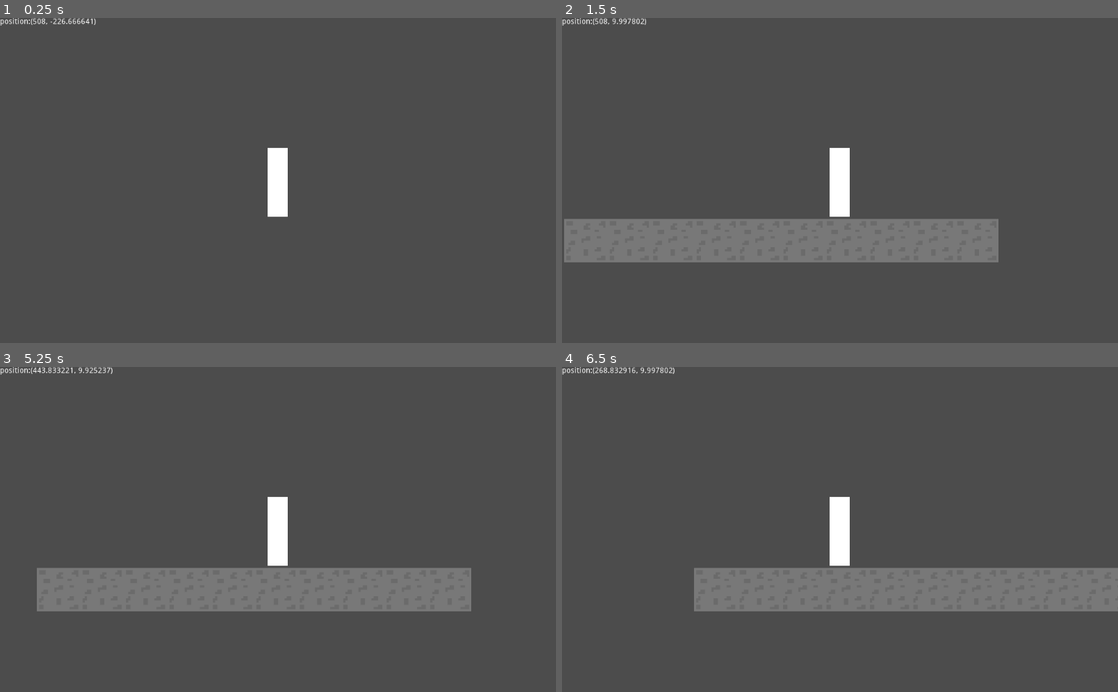
Above: before the commit, frames 1-4 (two rows, left to right).
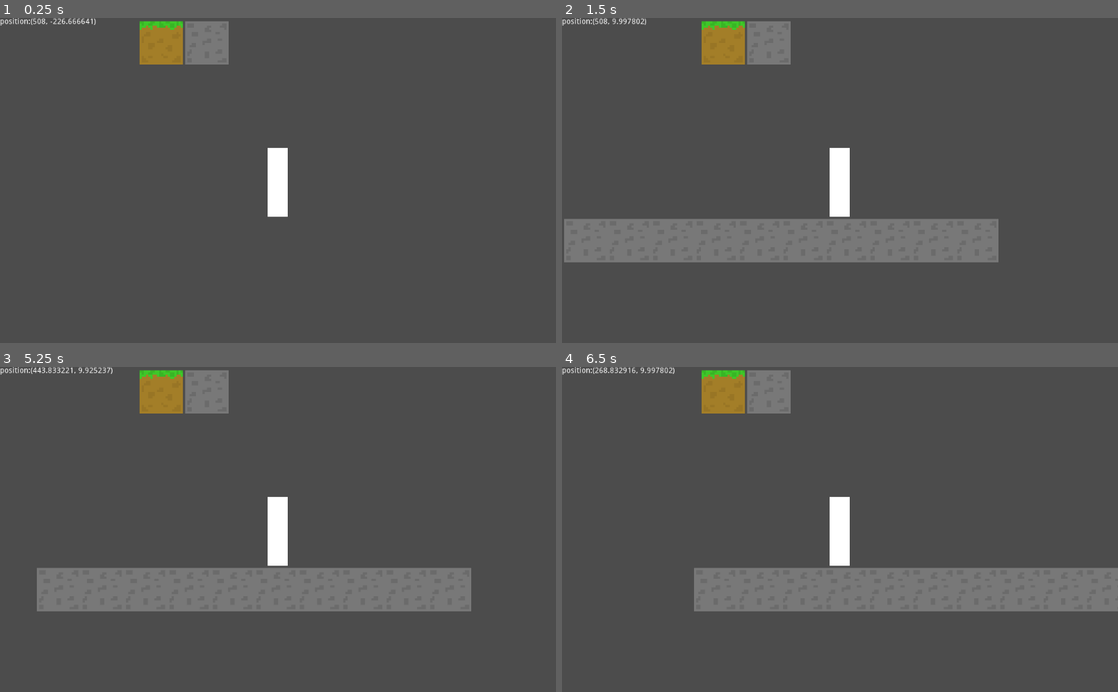
Above: after the commit, the same moments.

Repository: 2439905184/minecraft2d-godot
Game: Godot game, scene res://Main.tscn
Same seed, same stepped clock (60 frames per second), same inputs: the game is played once before the commit and once after it. This scene is started directly instead of the project's main scene.
Inputs (mouse positions are in pixels of both pictures, inside the frame that each line leads up to):
- Up to frame 1 (0.25 s): no input
- Up to frame 2 (1.5 s): click (723, 44) at 0.52 s; click (767, 44) at 1.27 s
- Up to frame 3 (5.25 s): click (161, 393) at 2.02 s; click (205, 393) at 2.77 s; click (161, 393) at 3.52 s; click (205, 393) at 4.27 s; tap Enter at 5 s; move the mouse to (400, 513) at 5.02 s; hold A (a) from 5.03 s (still down); click (400, 513) at 5.17 s
- Up to frame 4 (6.5 s): tap Space (jump) at 5.27, 6.02 s; tap D (d) at 5.3, 5.85 s; move the mouse to (728, 545) at 5.77 s; release A (a) at 5.78 s; click (728, 545) at 5.92 s; tap A (a) at 6.05 s

The runs differ from the first frame. In frame 1, 2.1% of the frame differs, in the area x 25-42%, y 0-15%; in frame 2, 2.1%; in frame 3, 2.1%; in frame 4, 2.1%.

Commit message:
更新

Diff:
--- a/Globals.gd
+++ b/Globals.gd
@@ -4,3 +4,7 @@
 const game_dat_path = "user://data.json"
 # [{block_id:1, position:(0, 1)}, {block_id:1, position:(1, 1)}, {block_id:1, position:(2, 1)}, {block_id:1, position:(3, 1)}, {block_id:1, position:(8, 1)}, {block_id:1, position:(9, 1)}]
 var gameData
+# 方块放置
+const grass_id = 0
+const stone_id = 1
+var used_id = 0
--- a/Main.gd
+++ b/Main.gd
@@ -1,4 +1,6 @@
 extends Node2D
+
+var used_block_id = 0
 
 func _ready():
 	if Globals.gameData != null:
@@ -8,15 +10,10 @@
 		$TileMap.gen_world()
 	pass
 
-func _process(delta):
-
-	pass
-
 func _input(event):
 	if event is InputEventKey:
 		if event.scancode == KEY_ESCAPE:
 			$CanvasLayer/menu_save.show()
-
 
 func _on_menu_save_pressed():
 	var data =$TileMap.get_tilemap_data()
@@ -27,3 +24,11 @@
 	file.store_string(d)
 	get_tree().change_scene("res://Menu.tscn")
 	pass
+
+
+func _on_item1_pressed():
+	Globals.used_id = Globals.grass_id
+
+func _on_item2_pressed():
+	Globals.used_id = Globals.stone_id
+	pass
--- a/Main.tscn
+++ b/Main.tscn
@@ -116,6 +116,7 @@
 script = ExtResource( 4 )
 
 [node name="Hint" type="TileMap" parent="."]
+visible = false
 material = SubResource( 6 )
 tile_set = SubResource( 4 )
 cell_size = Vector2( 80, 80 )
@@ -138,4 +139,23 @@
 custom_fonts/font = ExtResource( 10 )
 text = "保存存档"
 
+[node name="HBoxContainer" type="HBoxContainer" parent="CanvasLayer"]
+margin_left = 257.0
+margin_top = 6.0
+margin_right = 700.0
+margin_bottom = 86.0
+
+[node name="item1" type="TextureButton" parent="CanvasLayer/HBoxContainer"]
+margin_right = 80.0
+margin_bottom = 80.0
+texture_normal = ExtResource( 1 )
+
+[node name="item2" type="TextureButton" parent="CanvasLayer/HBoxContainer"]
+margin_left = 84.0
+margin_right = 164.0
+margin_bottom = 80.0
+texture_normal = ExtResource( 8 )
+
 [connection signal="pressed" from="CanvasLayer/menu_save" to="." method="_on_menu_save_pressed"]
+[connection signal="pressed" from="CanvasLayer/HBoxContainer/item1" to="." method="_on_item1_pressed"]
+[connection signal="pressed" from="CanvasLayer/HBoxContainer/item2" to="." method="_on_item2_pressed"]
--- a/Map.gd
+++ b/Map.gd
@@ -30,7 +30,7 @@
 
 func _set_block(p_mouse_pos):
 	var cell_pos = world_to_map(p_mouse_pos)
-	set_cellv(cell_pos,0)
+	set_cellv(cell_pos,Globals.used_id)
 	pass
 
 func _destory_block(p_mouse_pos):
Not shown, added: .gdignore
Binary file added: dist/1.png
Not shown, added: dist/1.png.import
Not shown, changed: export_presets.cfg
Not shown, removed: minetest2d-gd3.5-20230607.pck
